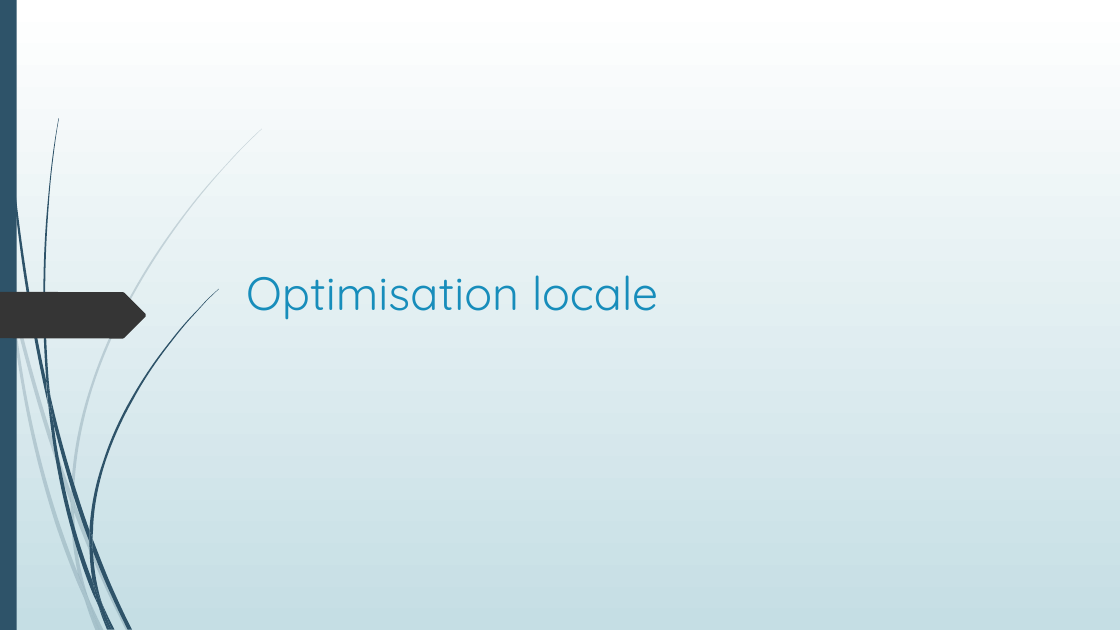
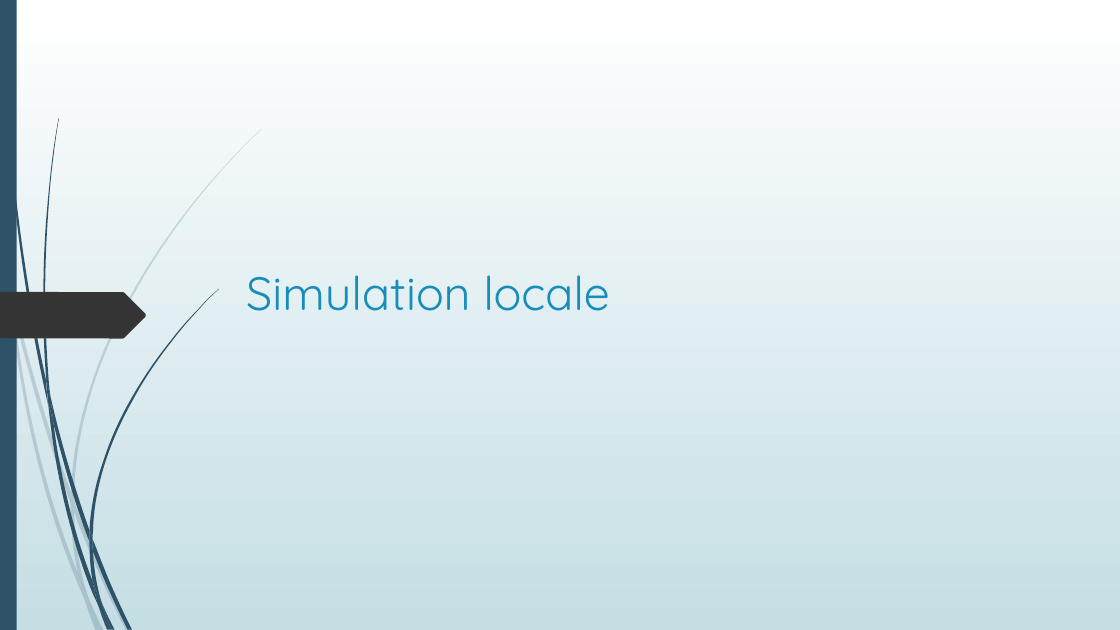
Before and after one commit to Poroing/CrowdDeplacementOptimisation, a slide deck: slide 5 of Présentation/Détermination d'un plan d'évacuation incendie.pptx. Drawn at 1120x630 pixels with LibreOffice and Linux fonts; fonts in the diff are those of the drawing. Boxes give left, top, right and bottom in pixels: in the first picture for what was removed or moved away, otherwise in the second. Text is boxed around its words. In the diff, an @@ line names an element or a change of style, - is before the commit and + after.

```diff
--- a/Présentation/Détermination d'un plan d'évacuation incendie.pptx
+++ b/Présentation/Détermination d'un plan d'évacuation incendie.pptx
@@ title at (246,275,609,311): text changed @@
-Optimisation locale
+Simulation locale
```
Also in this commit, not shown: 12 other slides changed, 14 slides added, 9 slides removed, 11 other files.
